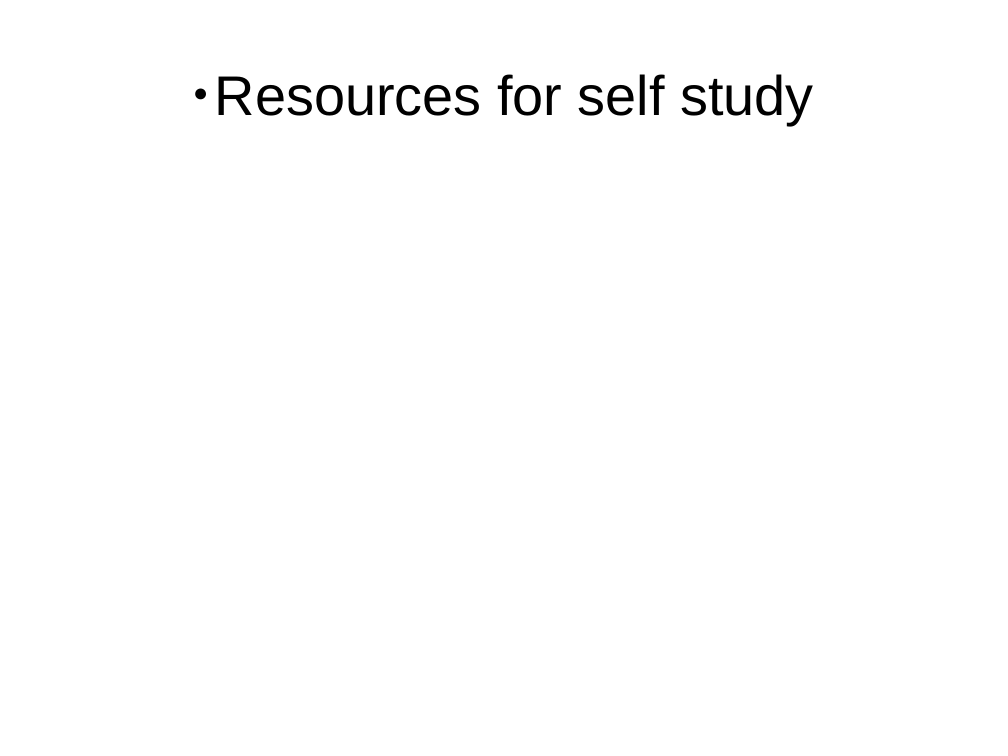
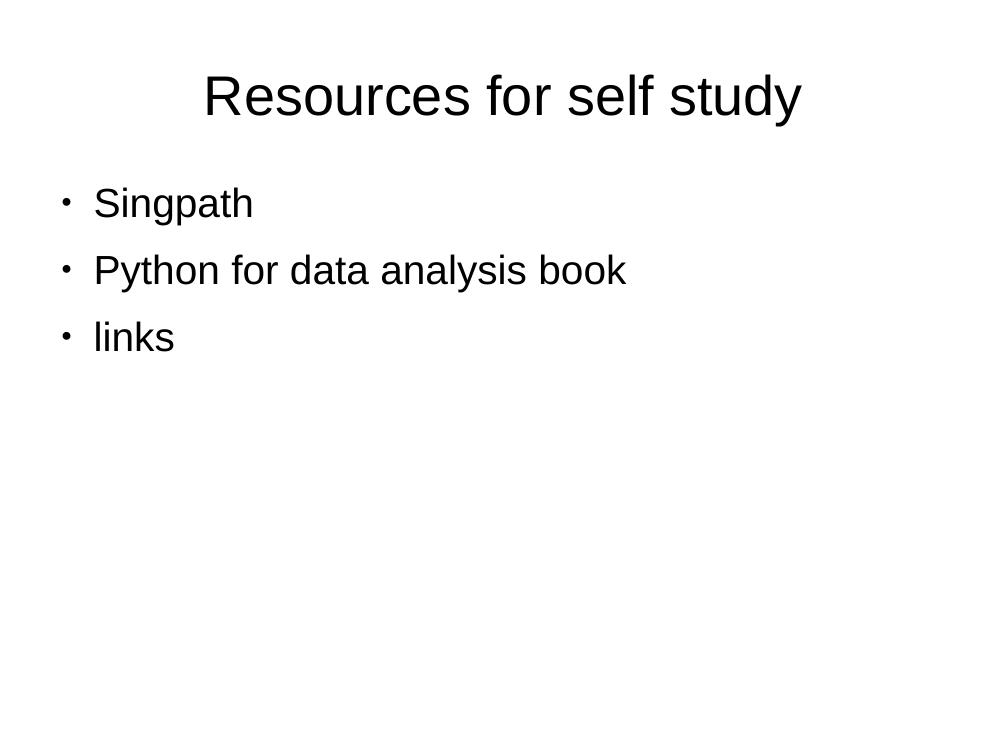
Before and after one commit to crosscompute/analytical-tutorials, a slide deck: slide 20 of 2012-StrataConference-CrossDisciplinaryAnalyticsWithPython.odp (slide 18 before the commit). Drawn at 1008x756 pixels with LibreOffice and Linux fonts; fonts in the diff are those of the drawing. Boxes give left, top, right and bottom in pixels: in the first picture for what was removed or moved away, otherwise in the second. Text is boxed around its words. In the diff, an @@ line names an element or a change of style, - is before the commit and + after.

```diff
--- a/2012-StrataConference-CrossDisciplinaryAnalyticsWithPython.odp
+++ b/2012-StrataConference-CrossDisciplinaryAnalyticsWithPython.odp
@@ title "Resources for self study" at (204,74,802,125): bullet ● to none @@
@@ text added at (94,187,626,352), 32 pt, text #000000 @@
+● Singpath
+● Python for data analysis book
+● links
```
Also in this commit, not shown: 2 other slides changed, 2 slides added, 1 other file.
